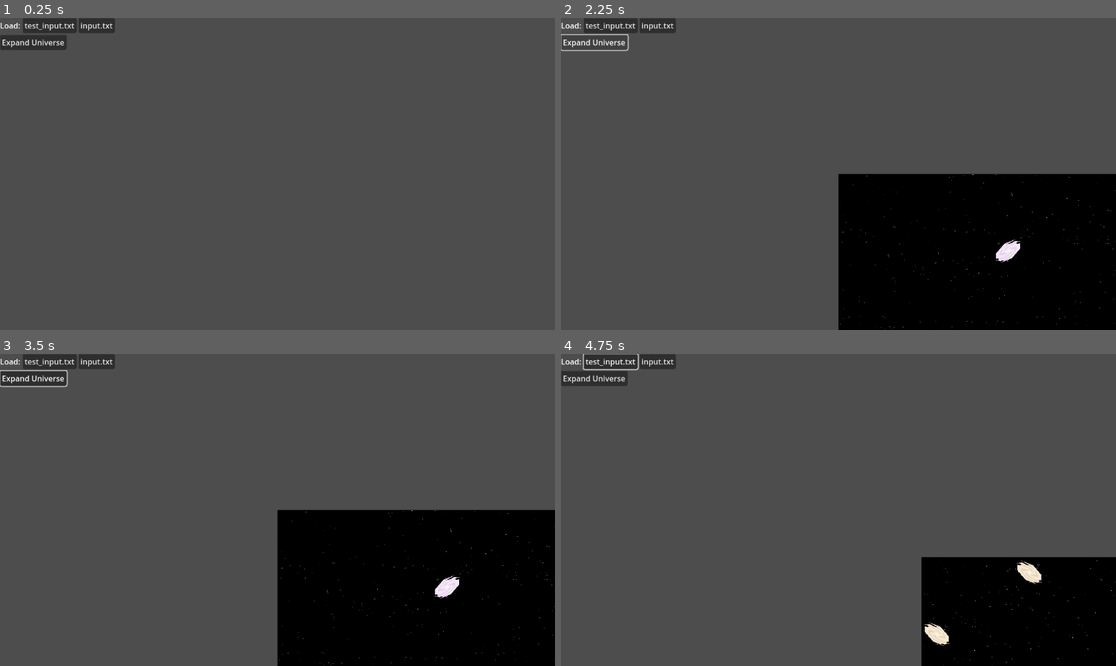
Above: before the commit, frames 1-4 (two rows, left to right).
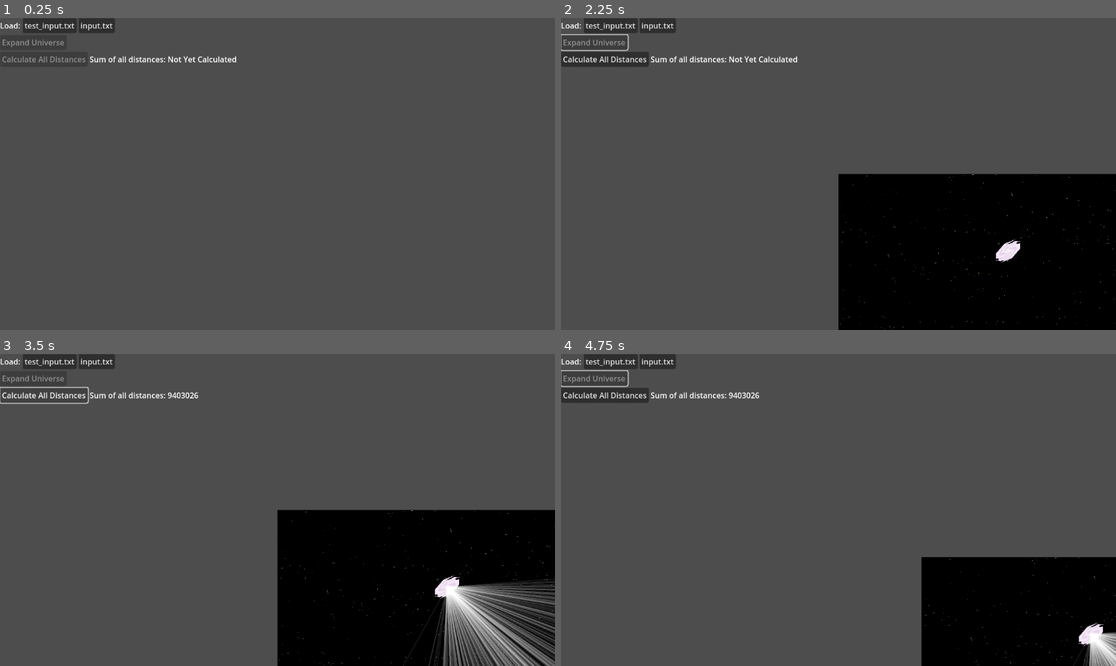
Above: after the commit, the same moments.

Repository: andrejp88/advent-of-code-2023
Game: Godot game, scene res://src/day_11/day_11.tscn
Two runs of this game, one before a commit and one after it. Both use one fixed random seed, a clock stepped at 60 frames per second and the inputs below. The project has no main scene, so this scene is started directly.
Inputs (mouse positions are in pixels of both pictures, inside the frame that each line leads up to):
- Up to frame 1 (0.25 s): no input
- Up to frame 2 (2.25 s): click "test_input.txt" at 0.5 s; click "input.txt" at 1.25 s; click "Expand Universe" at 2 s
- Up to frame 3 (3.5 s): click (44, 394) at 2.75 s, where only the run after the commit has a clickable "Calculate All Distances"
- Up to frame 4 (4.75 s): tap Enter at 3.5 s; move the mouse to (960, 494) at 3.52 s; hold Up (ui_up) 3.53-4.25 s; hold Shift 3.53-4.25 s; click (960, 494) at 3.67 s; tap Space at 4.25 s; drag from (727, 525) to (810, 572) at 4.27 s

The runs differ from the first frame. In frame 1, 0.5% of the frame differs, in the area x 0-43%, y 6-15%; in frame 2, 1.1%; in frame 3, 5.7%, in the area x 0-100%, y 5-100%; in frame 4, 2.4%.

Commit message:
Day 11, Part 1

Diff:
--- a/src/day_11/day_11.gd
+++ b/src/day_11/day_11.gd
@@ -15,7 +15,14 @@
 
 
 func repopulate_tilemap(input: String) -> void:
+
 	tilemap.clear()
+	$CanvasLayer/VBoxContainer/HBoxContainer3/SumOfAllDistanceLabel.text = "Not Yet Calculated"
+	$CanvasLayer/VBoxContainer/HBoxContainer2/ExpandUniverseButton.disabled = false
+	$CanvasLayer/VBoxContainer/HBoxContainer3/CalculateAllDistancesButton.disabled = true
+	for child: Node in $Lines.get_children():
+		child.queue_free()
+
 	var lines := input.split("\n", false)
 
 	for y: int in lines.size():
@@ -114,7 +121,7 @@
 				move_cell(Vector2i(next_non_empty_column, y), Vector2i(x, y))
 
 
-	# 4. Remove the emptier-than-empty rows
+	# 5. Remove the emptier-than-empty rows
 	for y: int in range(initial_pos.y, initial_pos.y + initial_size.y * 2):
 
 		var should_remove_this_row := true
@@ -149,6 +156,11 @@
 				move_cell(Vector2i(x, next_non_empty_row), Vector2i(x, y))
 
 
+	# 6. Post-expansion work
+	$CanvasLayer/VBoxContainer/HBoxContainer3/CalculateAllDistancesButton.disabled = false
+	$CanvasLayer/VBoxContainer/HBoxContainer2/ExpandUniverseButton.disabled = true
+
+
 func move_cell(from: Vector2i, to: Vector2i) -> void:
 	var starfield_atlas_coords := tilemap.get_cell_atlas_coords(tilemap_layer_starfield, from)
 	tilemap.set_cell(tilemap_layer_starfield, from, -1, Vector2i(-1, -1))
@@ -159,3 +171,42 @@
 		var galaxy_atlas_coords := tilemap.get_cell_atlas_coords(tilemap_layer_galaxies, from)
 		tilemap.set_cell(tilemap_layer_galaxies, from, -1, Vector2i(-1, -1))
 		tilemap.set_cell(tilemap_layer_galaxies, to, 1, galaxy_atlas_coords)
+
+
+func calculate_all_distances() -> void:
+
+	var galaxies: Array[Vector2i] = []
+
+	var tilemap_pos := tilemap.get_used_rect().position
+	var tilemap_size := tilemap.get_used_rect().size
+
+	for x: int in range(tilemap_pos.x, tilemap_pos.x + tilemap_size.x):
+		for y: int in range(tilemap_pos.y, tilemap_pos.y + tilemap_size.y):
+			var galaxy_cell_data := tilemap.get_cell_tile_data(tilemap_layer_galaxies, Vector2i(x, y))
+			if galaxy_cell_data != null:
+				galaxies.push_back(Vector2i(x, y))
+
+	var running_total := 0
+
+
+
+	for galaxy_a: Vector2i in galaxies:
+		var galaxy_a_idx := galaxy_a.x + (galaxy_a.y * tilemap_size.x)
+
+		for galaxy_b: Vector2i in galaxies:
+			var galaxy_b_idx := galaxy_b.x + (galaxy_b.y * tilemap_size.x)
+
+			if galaxy_b_idx > galaxy_a_idx:
+				# Add a visual line
+				var line_2d := Line2D.new()
+				line_2d.add_point((Vector2(galaxy_a) + Vector2(0.5, 0.5)) * tilemap.scale.x * tilemap.tile_set.tile_size.x)
+				line_2d.add_point((Vector2(galaxy_b) + Vector2(0.5, 0.5)) * tilemap.scale.x * tilemap.tile_set.tile_size.x)
+				line_2d.antialiased = true
+				line_2d.width = 2
+				line_2d.default_color = Color(1, 1, 1, 0.1)
+				$Lines.add_child(line_2d)
+
+				# Calculate the distance
+				running_total += absi(galaxy_a.x - galaxy_b.x) + absi(galaxy_a.y - galaxy_b.y)
+
+	$CanvasLayer/VBoxContainer/HBoxContainer3/SumOfAllDistanceLabel.text = str(running_total)
--- a/src/day_11/day_11.tscn
+++ b/src/day_11/day_11.tscn
@@ -89,6 +89,8 @@
 layer_1/name = "Galaxies"
 layer_1/tile_data = PackedInt32Array()
 
+[node name="Lines" type="Node2D" parent="."]
+
 [node name="CanvasLayer" type="CanvasLayer" parent="."]
 
 [node name="VBoxContainer" type="VBoxContainer" parent="CanvasLayer"]
@@ -115,8 +117,26 @@
 
 [node name="ExpandUniverseButton" type="Button" parent="CanvasLayer/VBoxContainer/HBoxContainer2"]
 layout_mode = 2
+disabled = true
 text = "Expand Universe"
+
+[node name="HBoxContainer3" type="HBoxContainer" parent="CanvasLayer/VBoxContainer"]
+layout_mode = 2
+
+[node name="CalculateAllDistancesButton" type="Button" parent="CanvasLayer/VBoxContainer/HBoxContainer3"]
+layout_mode = 2
+disabled = true
+text = "Calculate All Distances"
+
+[node name="Label" type="Label" parent="CanvasLayer/VBoxContainer/HBoxContainer3"]
+layout_mode = 2
+text = "Sum of all distances:"
+
+[node name="SumOfAllDistanceLabel" type="Label" parent="CanvasLayer/VBoxContainer/HBoxContainer3"]
+layout_mode = 2
+text = "Not Yet Calculated"
 
 [connection signal="pressed" from="CanvasLayer/VBoxContainer/HBoxContainer/LoadTestInputButton" to="." method="load_and_repopulate_tilemap" binds= ["res://src/day_11/test_input.txt"]]
 [connection signal="pressed" from="CanvasLayer/VBoxContainer/HBoxContainer/LoadRealInputButton" to="." method="load_and_repopulate_tilemap" binds= ["res://src/day_11/input.txt"]]
 [connection signal="pressed" from="CanvasLayer/VBoxContainer/HBoxContainer2/ExpandUniverseButton" to="." method="expand_universe"]
+[connection signal="pressed" from="CanvasLayer/VBoxContainer/HBoxContainer3/CalculateAllDistancesButton" to="." method="calculate_all_distances"]
